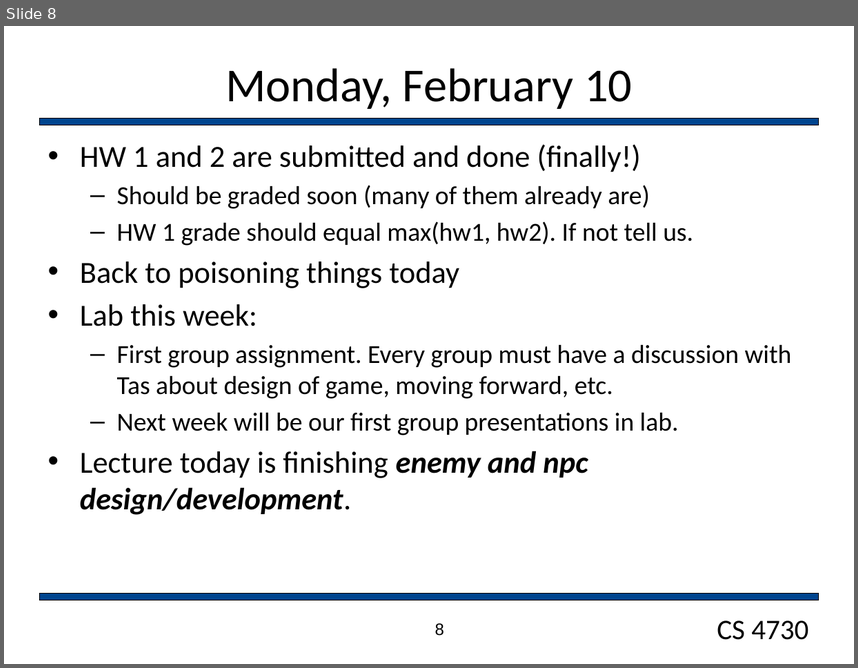
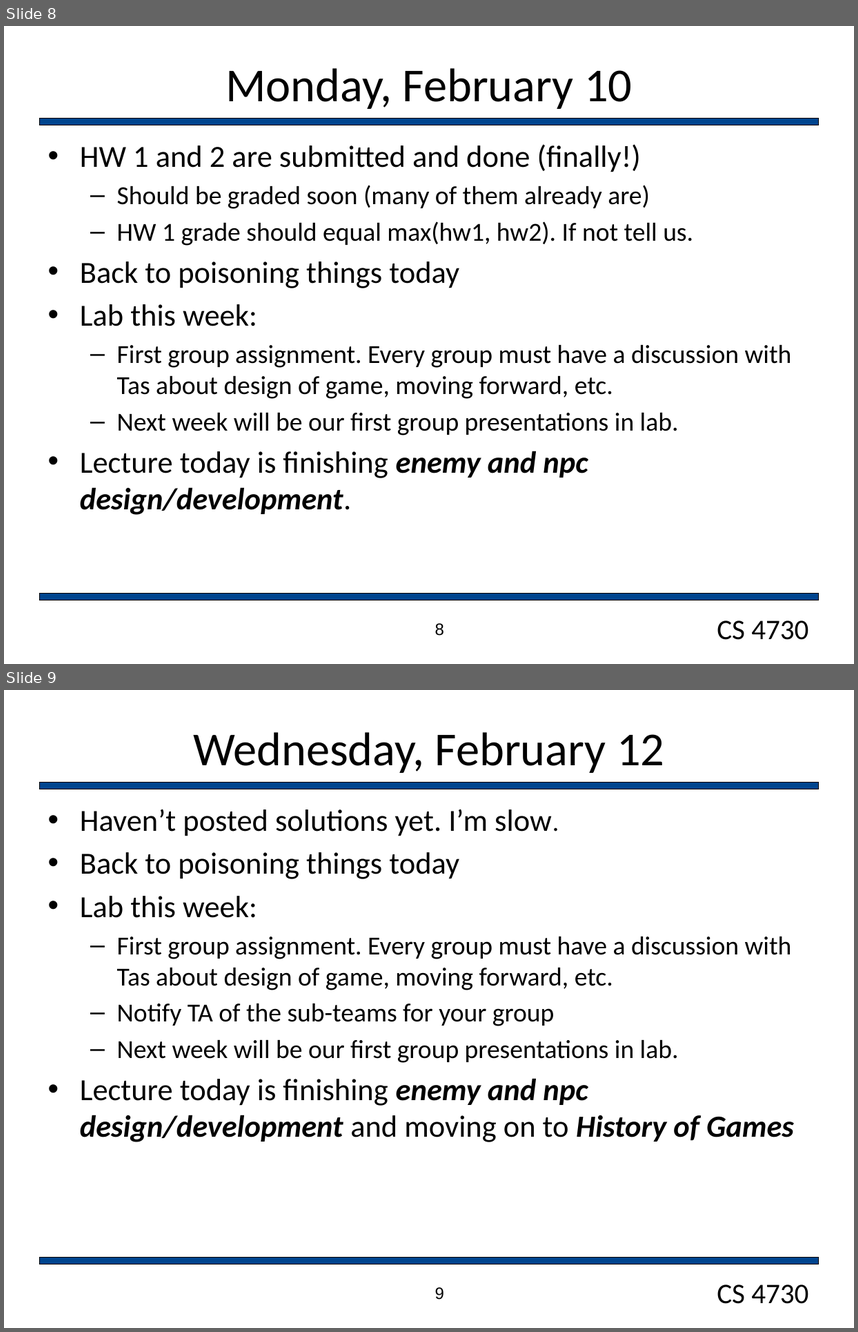
Before and after one commit to markfloryan/gamedesign, a slide deck: slides/dailyAnnouncements.pptx. Shown one above the other, each under a label of ours: slide 8 before the commit, slides 8 and 9 after it. The pictures are 858x668 and 858x1332 pixels, drawn with LibreOffice and Linux fonts; fonts in the diff are those of the drawing; background and template pictures are left out. Boxes give left, top, right and bottom in pixels: in the first picture for what was removed or moved away, otherwise in the second. Text is boxed around its words. In the diff, an @@ line names an element or a change of style, - is before the commit and + after.

```diff
--- a/slides/dailyAnnouncements.pptx
+++ b/slides/dailyAnnouncements.pptx
@@ slide 9 added at [4, 690, 854, 1328], background #FFFFFF; not listed: 3 template elements that a slide beside it also shows @@
@@ title added at [193, 732, 664, 773], 40 pt, text #000000 @@
+Wednesday, February 12
@@ text added at [80, 809, 794, 1142], 22 pt, text #000000 @@
+• Haven’t posted solutions yet. I’m slow.
+• Back to poisoning things today
+• Lab this week:
+  – First group assignment. Every group must have a discussion with Tas about design of game, moving forward, etc.
+  – Notify TA of the sub-teams for your group
+  – Next week will be our first group presentations in lab.
+• Lecture today is finishing enemy and npc design/development and moving on to History of Games
@@ page number added at [435, 1287, 444, 1299], 14 pt, text #000000 @@
+9
```
Also in this commit, not shown: 1 other slide added, 4 other files.
